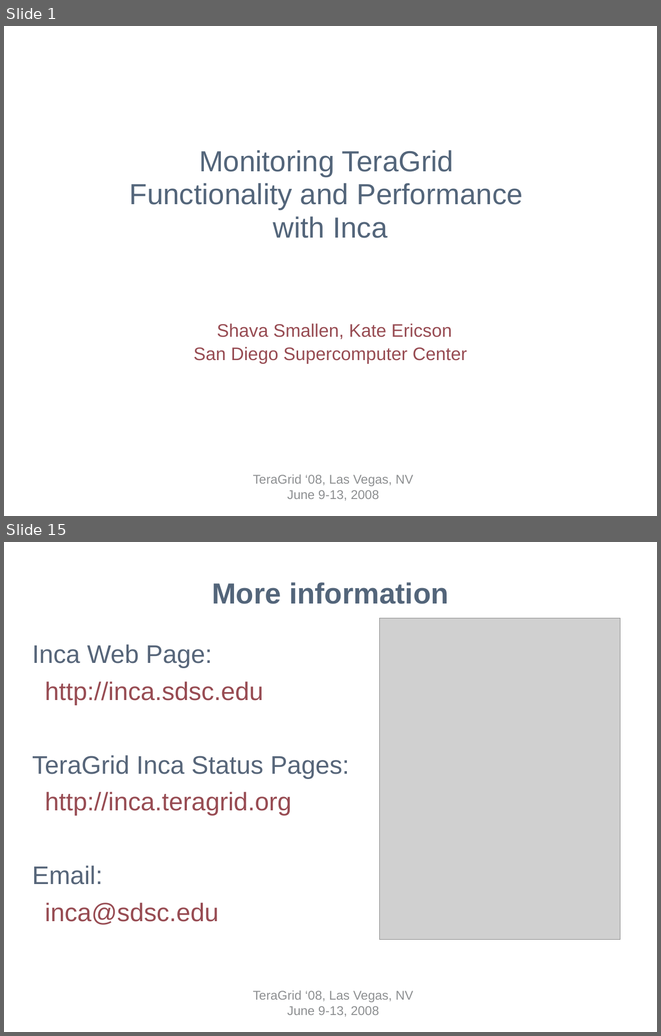
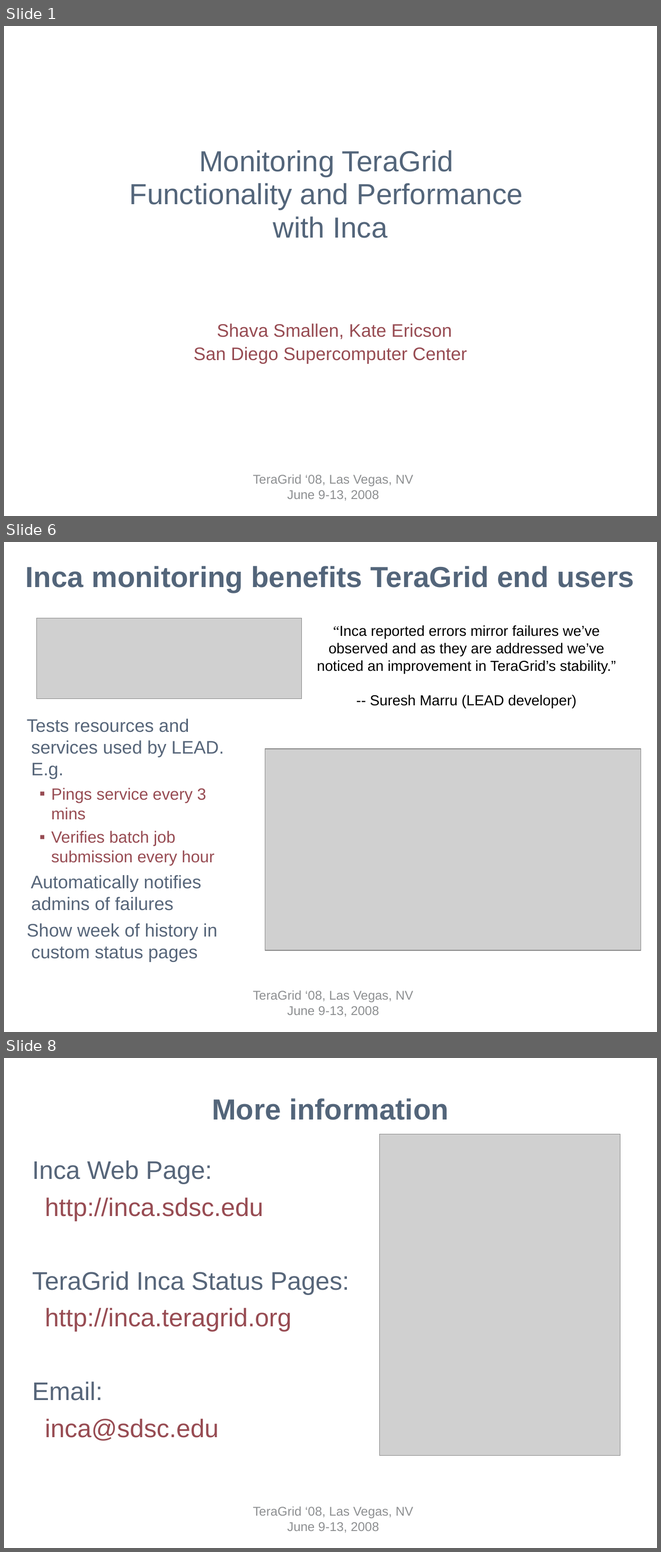
Before and after one commit to IncaProject/inca-xsede, a slide deck: talks/tg08/inca-tg08.ppt. Shown one above the other, each under a label of ours: slides 1 and 15 before the commit, slides 1, 6 and 8 after it; the slides between them are not shown. The pictures are 661x1036 and 661x1552 pixels, drawn with LibreOffice and Linux fonts; fonts in the diff are those of the drawing; grey boxes stand for pictures; background and template pictures are left out. Boxes give left, top, right and bottom in pixels: in the first picture for what was removed or moved away, otherwise in the second. Text is boxed around its words. In the diff, an @@ line names an element or a change of style, - is before the commit and + after.

```diff
--- a/talks/tg08/inca-tg08.ppt
+++ b/talks/tg08/inca-tg08.ppt
@@ slide 6 added at (4,542,657,1032), background #FFFFFF; not listed: 1 template element that a slide beside it also shows @@
@@ title added at (26,566,634,592), 32 pt, text #53657A, bold @@
+Inca monitoring benefits TeraGrid end users
@@ picture added at (37,618,302,699) @@
@@ text added at (317,625,616,708), 16 pt, text #000000 @@
+“Inca reported errors mirror failures we’ve observed and as they are addressed we’ve noticed an improvement in TeraGrid’s stability.”
+-- Suresh Marru (LEAD developer)
@@ text added at (27,718,224,962), 20 pt, text #566579 @@
+Tests resources and services used by LEAD. E.g.
+  ▪ Pings service every 3 mins
+  ▪ Verifies batch job submission every hour
+Automatically notifies admins of failures
+Show week of history in custom status pages
@@ picture added at (265,749,641,950) @@
@@ what was slide 15 is now slide 8 @@
```
Also in this commit, not shown: 2 slides changed, 3 other slides added, 11 slides removed.
